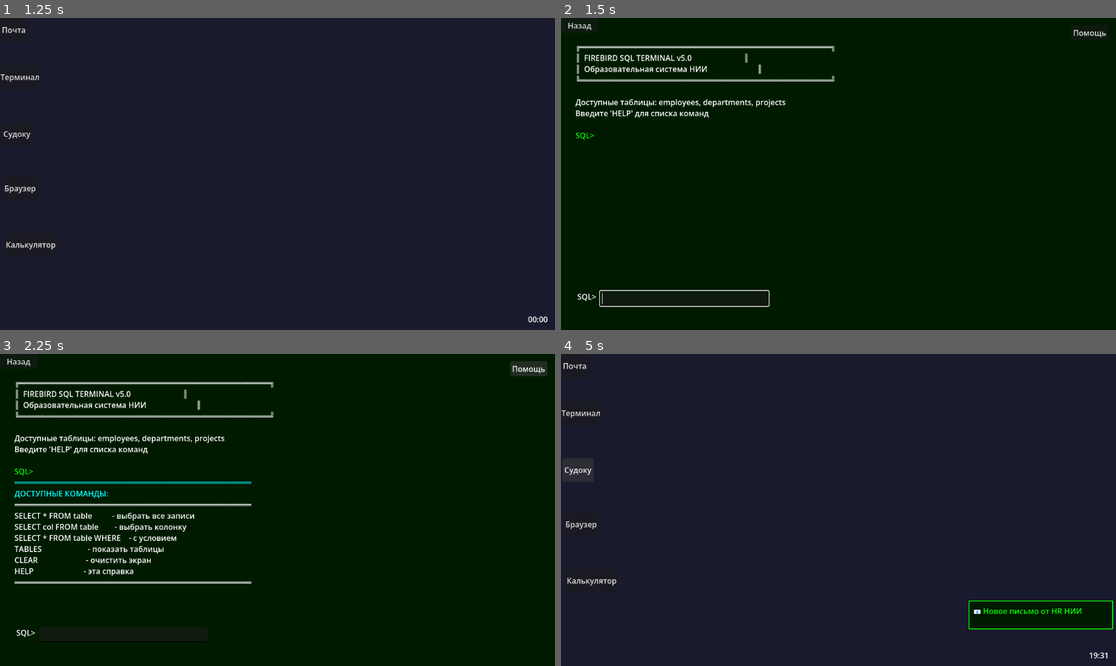
Above: before the commit, frames 1-4 (two rows, left to right).
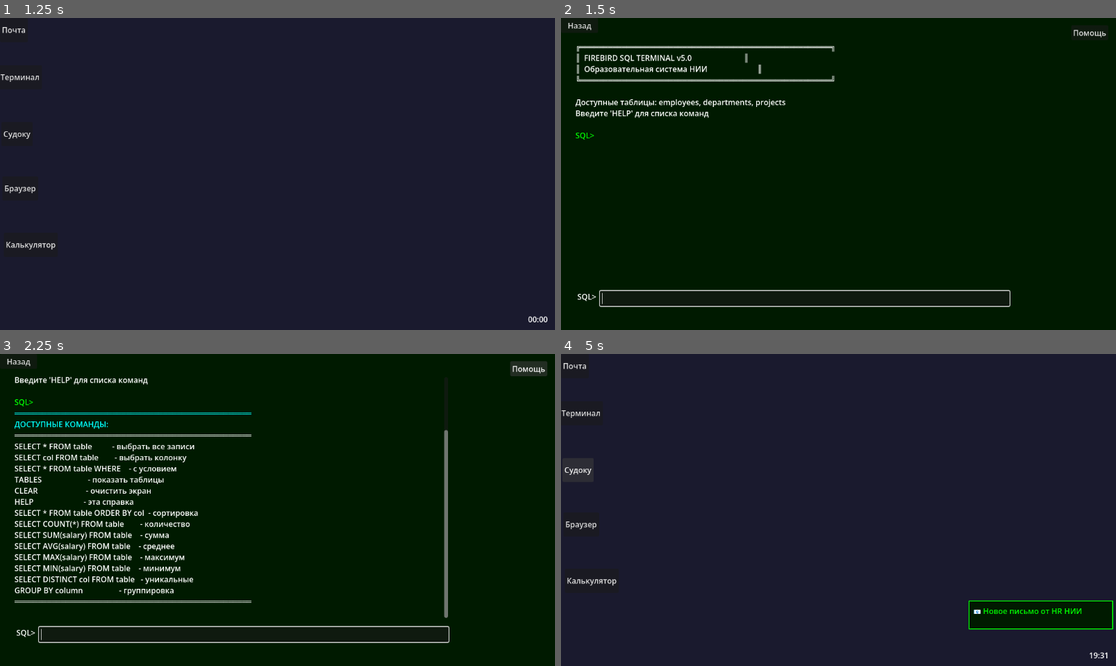
Above: after the commit, the same moments.

Repository: shabalingv-rgb/firebird-protocol
Game: Godot game, scene res://scenes/main_menu/main_menu.tscn.tscn
Same seed, same stepped clock (60 frames per second), same inputs: the game is played once before the commit and once after it.
Inputs:
- Up to frame 1 (1.25 s): click "НОВАЯ ИГРА" at 0.5 s
- Up to frame 2 (1.5 s): click "Терминал" at 1.25 s
- Up to frame 3 (2.25 s): click "Помощь" at 2 s
- Up to frame 4 (5 s): click "Назад" at 2.75 s; click "Почта" at 3.5 s; click "Судоку" at 4.25 s

Frame 1 is identical in both runs. In frame 2, 0.4% of the frame differs, in the area x 37-81%, y 87-93%; in frame 3, 10%, in the area x 2-81%, y 7-93%; in frame 4, nothing differs.

Commit message:
add focus on terminal
Попытался вернуть фокус после каждого ввода команд - не получилось, только выделяется поле.

Diff:
--- a/scenes/terminal/terminal.gd
+++ b/scenes/terminal/terminal.gd
@@ -54,6 +54,7 @@
 func _on_input_submitted(query: String):
 	if query.is_empty():
 		terminal_input.clear()
+		terminal_input.grab_focus()
 		return
 
 	# Добавляем в историю
@@ -68,6 +69,12 @@
 
 	# Очищаем ввод
 	terminal_input.clear()
+
+	# ⭐ Ждём следующий кадр и возвращаем фокус
+	await get_tree().process_frame
+	terminal_input.grab_focus()
+
+func _focus_input():
 	terminal_input.grab_focus()
 
 func process_query(query: String):
@@ -139,11 +146,46 @@
 	var where_clause = ""
 	var where_index = query.to_upper().find("WHERE")
 	if where_index != -1:
-		where_clause = query.substr(where_index + 6).strip_edges()
+		# Проверяем, нет ли ORDER BY или GROUP BY после WHERE
+		var order_index = query.to_upper().find("ORDER BY", where_index)
+		var group_index = query.to_upper().find("GROUP BY", where_index)
+
+		var end_index = query.length()
+		if order_index != -1 and order_index < end_index:
+			end_index = order_index
+		if group_index != -1 and group_index < end_index:
+			end_index = group_index
+
+		where_clause = query.substr(where_index + 6, end_index - where_index - 6).strip_edges()
 
 	# Фильтруем если есть WHERE
 	if not where_clause.is_empty():
 		data = apply_where_filter(data, where_clause)
+
+	# Проверяем GROUP BY
+	var group_clause = ""
+	var group_index = query.to_upper().find("GROUP BY")
+	if group_index != -1:
+		var order_index = query.to_upper().find("ORDER BY", group_index)
+		if order_index != -1:
+			group_clause = query.substr(group_index + 9, order_index - group_index - 9).strip_edges()
+		else:
+			group_clause = query.substr(group_index + 9).strip_edges()
+		group_clause = group_clause.replace(";", "")
+		data = apply_group_by(data, group_clause)
+
+	# Проверяем ORDER BY
+	var order_clause = ""
+	var order_index = query.to_upper().find("ORDER BY")
+	if order_index != -1:
+		order_clause = query.substr(order_index + 9).strip_edges()
+		order_clause = order_clause.replace(";", "")
+		data = apply_order_by(data, order_clause)
+
+	# Проверяем агрегатные функции
+	if is_aggregate_query(query):
+		execute_aggregate(data, query)
+		return
 
 	# Показываем результаты
 	display_results(data)
@@ -252,11 +294,28 @@
 	append_output("TABLES                       - показать таблицы")
 	append_output("CLEAR                        - очистить экран")
 	append_output("HELP                         - эта справка")
+	append_output("SELECT * FROM table ORDER BY col  - сортировка")
+	append_output("SELECT COUNT(*) FROM table        - количество")
+	append_output("SELECT SUM(salary) FROM table    - сумма")
+	append_output("SELECT AVG(salary) FROM table    - среднее")
+	append_output("SELECT MAX(salary) FROM table    - максимум")
+	append_output("SELECT MIN(salary) FROM table    - минимум")
+	append_output("SELECT DISTINCT col FROM table   - уникальные")
+	append_output("GROUP BY column                  - группировка")
 	append_output("═══════════════════════════════════════════════════")
 	append_output("")
 
 func append_output(text: String, color: Color = Color.WHITE):
 	terminal_output.append_text("[color=" + color.to_html() + "]" + text + "[/color]\n")
+	# Автопрокрутка вниз
+	scroll_to_bottom()
+	# Возвращаем фокус
+	terminal_input.grab_focus()
+
+func scroll_to_bottom():
+	# Прокручиваем к последней строке
+	var line_count = terminal_output.get_line_count()
+	terminal_output.scroll_to_line(line_count - 1)
 
 func pad_string(text: String, length: int) -> String:
 	"""Дополняет строку пробелами до нужной длины"""
@@ -266,3 +325,136 @@
 
 func _on_back_pressed():
 	get_tree().change_scene_to_file("res://scenes/desktop/desktop.tscn")
+
+func apply_order_by(data: Array, order_clause: String) -> Array:
+	var parts = order_clause.split(" ")
+	if parts.size() < 1:
+		return data
+
+	var column = parts[0].to_lower()
+	var ascending = true
+
+	if parts.size() > 1:
+		if parts[1].to_upper() == "DESC":
+			ascending = false
+		elif parts[1].to_upper() == "ASC":
+			ascending = true
+
+	# Сортировка
+	var sorted = data.duplicate(true)
+	sorted.sort_custom(func(a, b):
+		var val_a = a[column]
+		var val_b = b[column]
+
+		if ascending:
+			return val_a < val_b
+		else:
+			return val_a > val_b
+	)
+
+	return sorted
+
+func is_aggregate_query(query: String) -> bool:
+	var upper_query = query.to_upper()
+	return upper_query.contains("COUNT(") or \
+		   upper_query.contains("SUM(") or \
+		   upper_query.contains("AVG(") or \
+		   upper_query.contains("MIN(") or \
+		   upper_query.contains("MAX(")
+
+func execute_aggregate(data: Array, query: String):
+	var upper_query = query.to_upper()
+
+	# COUNT(*)
+	if upper_query.contains("COUNT(*)"):
+		append_output("╔════════════════════╗", Color.CYAN)
+		append_output("║ COUNT              ║", Color.CYAN)
+		append_output("╠════════════════════╣", Color.CYAN)
+		append_output("║ %-18d ║" % data.size(), Color.GREEN)
+		append_output("╚════════════════════╝", Color.CYAN)
+		append_output("")
+		return
+
+	# SUM(column)
+	var sum_start = upper_query.find("SUM(")
+	if sum_start != -1:
+		var sum_end = upper_query.find(")", sum_start)
+		var column = query.substr(sum_start + 5, sum_end - sum_start - 5).to_lower()
+		var total = 0.0
+		for row in data:
+			if row.has(column):
+				total += float(row[column])
+		append_output("SUM: %.2f" % total, Color.GREEN)
+		append_output("")
+		return
+
+	# AVG(column)
+	var avg_start = upper_query.find("AVG(")
+	if avg_start != -1:
+		var avg_end = upper_query.find(")", avg_start)
+		var column = query.substr(avg_start + 5, avg_end - avg_start - 5).to_lower()
+		if data.size() > 0:
+			var total = 0.0
+			for row in data:
+				if row.has(column):
+					total += float(row[column])
+			append_output("AVG: %.2f" % (total / data.size()), Color.GREEN)
+		else:
+			append_output("AVG: 0", Color.YELLOW)
+		append_output("")
+		return
+
+	# MAX(column)
+	var max_start = upper_query.find("MAX(")
+	if max_start != -1:
+		var max_end = upper_query.find(")", max_start)
+		var column = query.substr(max_start + 5, max_end - max_start - 5).to_lower()
+		var max_val = -999999999.0
+		for row in data:
+			if row.has(column):
+				max_val = max(max_val, float(row[column]))
+		append_output("MAX: %.2f" % max_val, Color.GREEN)
+		append_output("")
+		return
+
+	# MIN(column)
+	var min_start = upper_query.find("MIN(")
+	if min_start != -1:
+		var min_end = upper_query.find(")", min_start)
+		var column = query.substr(min_start + 5, min_end - min_start - 5).to_lower()
+		var min_val = 999999999.0
+		for row in data:
+			if row.has(column):
+				min_val = min(min_val, float(row[column]))
+		append_output("MIN: %.2f" % min_val, Color.GREEN)
+		append_output("")
+		return
+
+func apply_group_by(data: Array, group_clause: String) -> Array:
+	var grouped = {}
+
+	for row in data:
+		if row.has(group_clause):
+			var key = str(row[group_clause])
+			if not grouped.has(key):
+				grouped[key] = []
+			grouped[key].append(row)
+
+	# Возвращаем по одной записи на группу
+	var result = []
+	for key in grouped.keys():
+		result.append(grouped[key][0])
+
+	return result
+
+func apply_distinct(data: Array) -> Array:
+	var seen = {}
+	var result = []
+
+	for row in data:
+		var key = str(row)
+		if not seen.has(key):
+			seen[key] = true
+			result.append(row)
+
+	return result
--- a/scenes/terminal/terminal.tscn
+++ b/scenes/terminal/terminal.tscn
@@ -31,7 +31,7 @@
 layout_mode = 0
 offset_left = 81.0
 offset_top = 567.0
-offset_right = 431.0
+offset_right = 931.0
 offset_bottom = 598.0
 
 [node name="CommandPrompt" type="Label" parent="." unique_id=1439481237]
